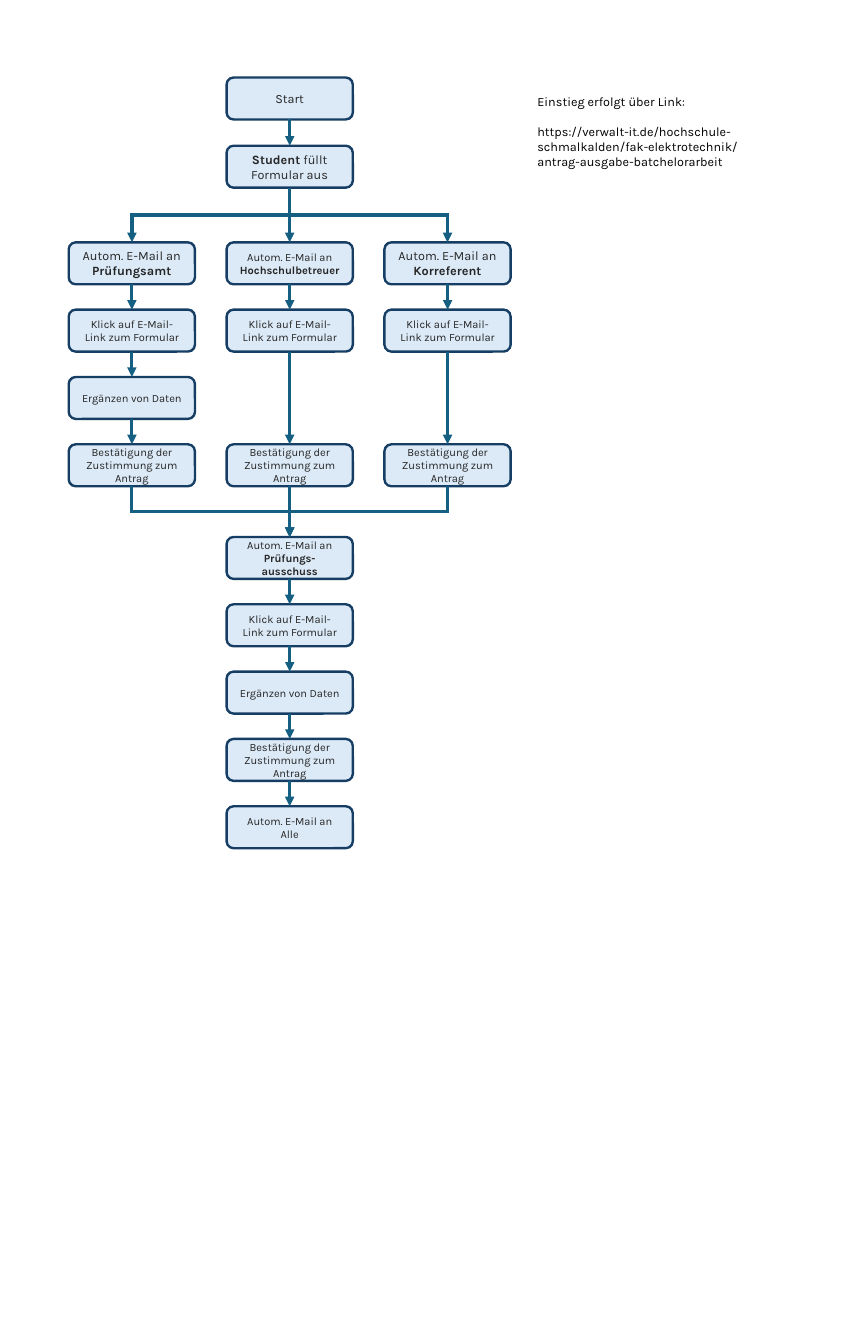
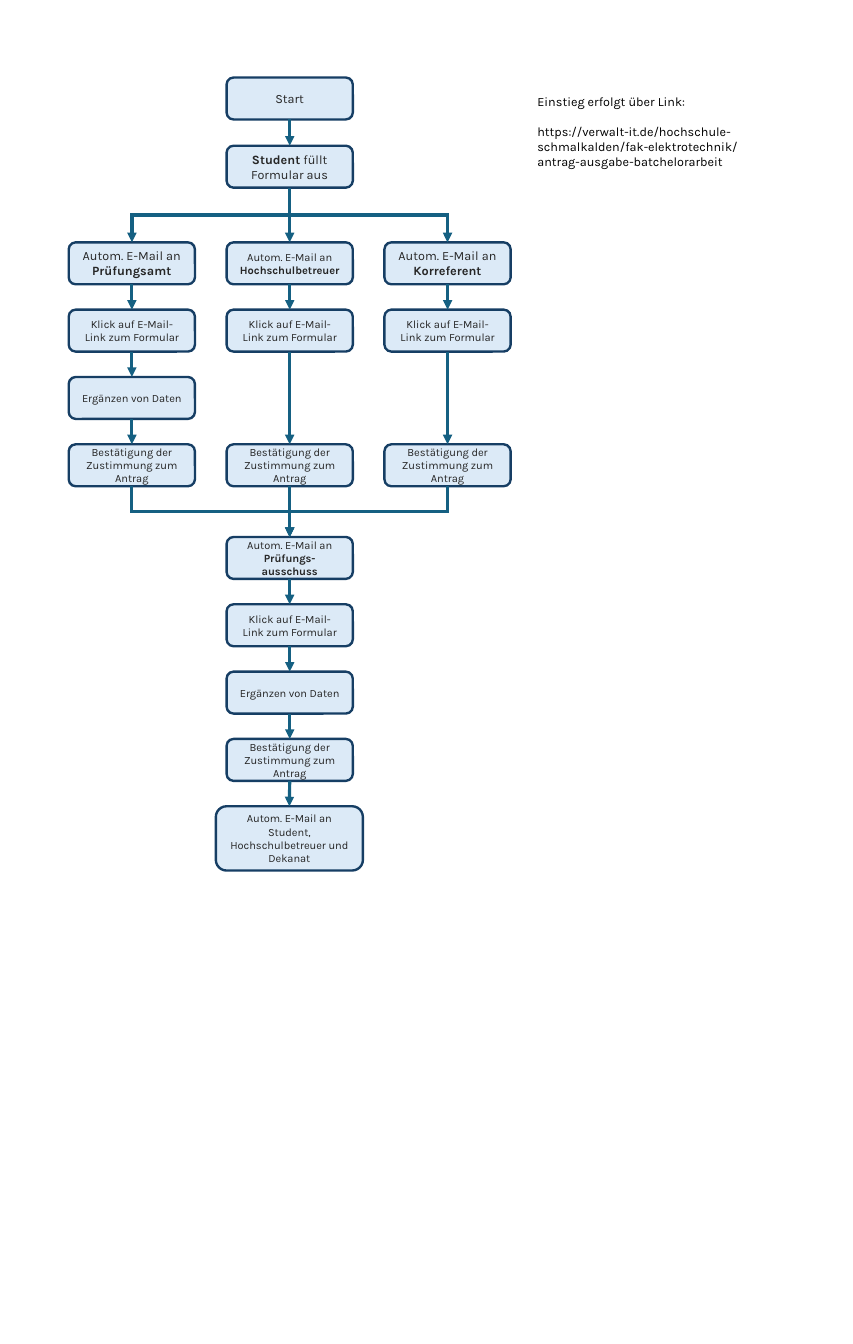
Before and after one commit to falktan/verwalt-it, a slide deck: slide 1 of docs/hochschule_schmalkalden/antrag_auf_ausgabe_der_batchelorarbeit.pptx. Drawn at 853x1344 pixels with LibreOffice and Linux fonts; fonts in the diff are those of the drawing. Boxes give left, top, right and bottom in pixels: in the first picture for what was removed or moved away, otherwise in the second. Text is boxed around its words. In the diff, an @@ line names an element or a change of style, - is before the commit and + after.

```diff
--- a/docs/hochschule_schmalkalden/antrag_auf_ausgabe_der_batchelorarbeit.pptx
+++ b/docs/hochschule_schmalkalden/antrag_auf_ausgabe_der_batchelorarbeit.pptx
@@ rounded rectangle "Autom. E-Mail an Student, Hochschulbetreuer ...": place and size @@
-rounded rectangle "Autom. E-Mail an Student, Hochschulbetreuer ..." at (226, 806, 353, 848)
+rounded rectangle "Autom. E-Mail an Student, Hochschulbetreuer ..." at (216, 806, 363, 870)
@@ text in rounded rectangle at (230, 814, 349, 862): text changed @@
-Autom. E-Mail an Alle
+Autom. E-Mail an Student, Hochschulbetreuer und Dekanat
```
Also in this commit, not shown: 1 other file.
